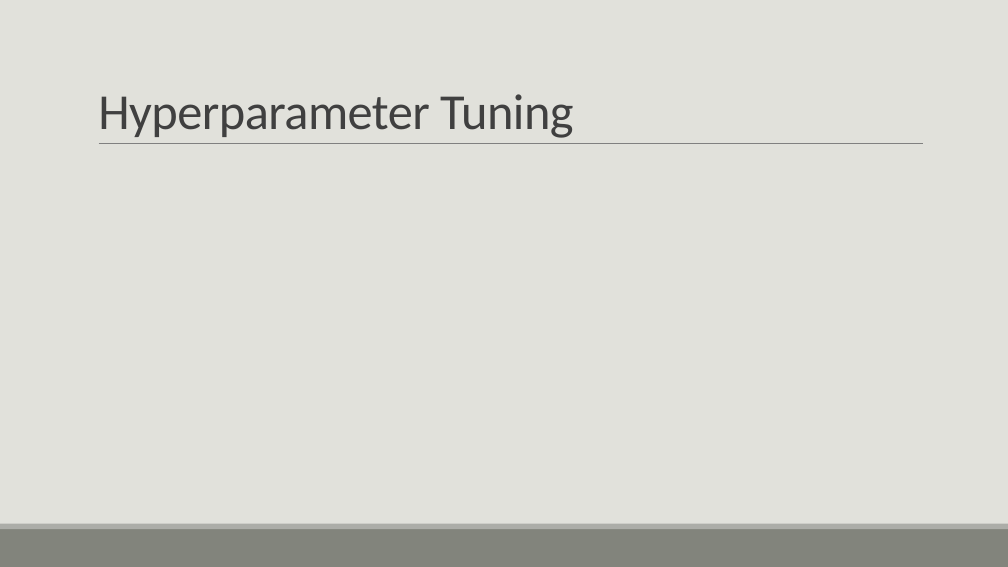
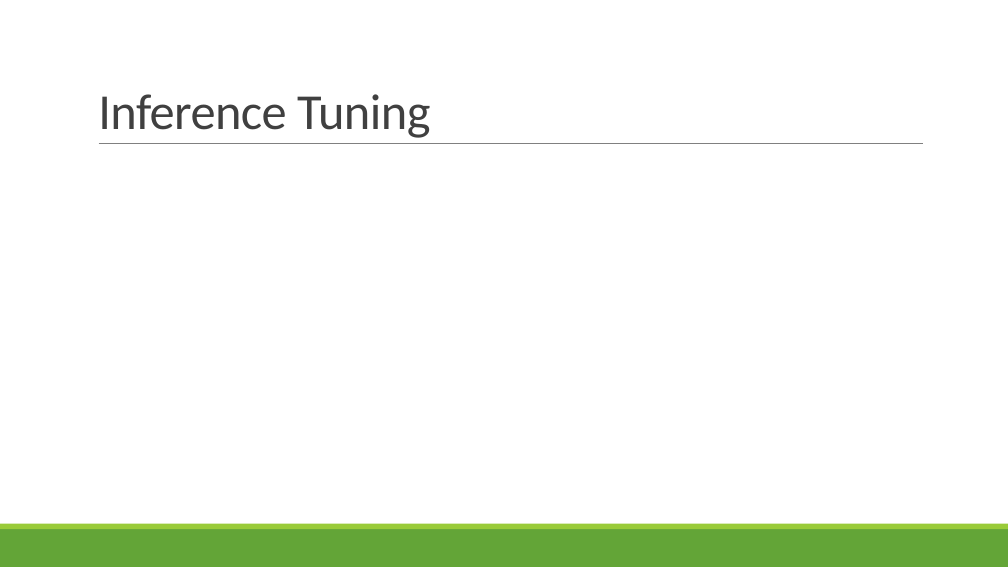
Before and after one commit to vanthony715/SMGAN, a slide deck: slide 15 of SMGAN.pptx (slide 14 before the commit). Drawn at 1008x567 pixels with LibreOffice and Linux fonts; fonts in the diff are those of the drawing. Boxes give left, top, right and bottom in pixels: in the first picture for what was removed or moved away, otherwise in the second. Text is boxed around its words. In the diff, an @@ line names an element or a change of style, - is before the commit and + after.

```diff
--- a/SMGAN.pptx
+++ b/SMGAN.pptx
@@ background #E1E1DB to #FFFFFF @@
@@ title at (x1=98, y1=94, x2=430, y2=138): text changed @@
-Hyperparameter Tuning
+Inference Tuning
@@ rectangle at (x1=0, y1=529, x2=1008, y2=567): fill #82847C to #63A537 @@
@@ rectangle at (x1=0, y1=524, x2=1008, y2=529): fill #ACADA8 to #99CB38 @@
```
Also in this commit, not shown: 11 other slides changed, 6 slides added, 4 slides removed, 5 other files.
